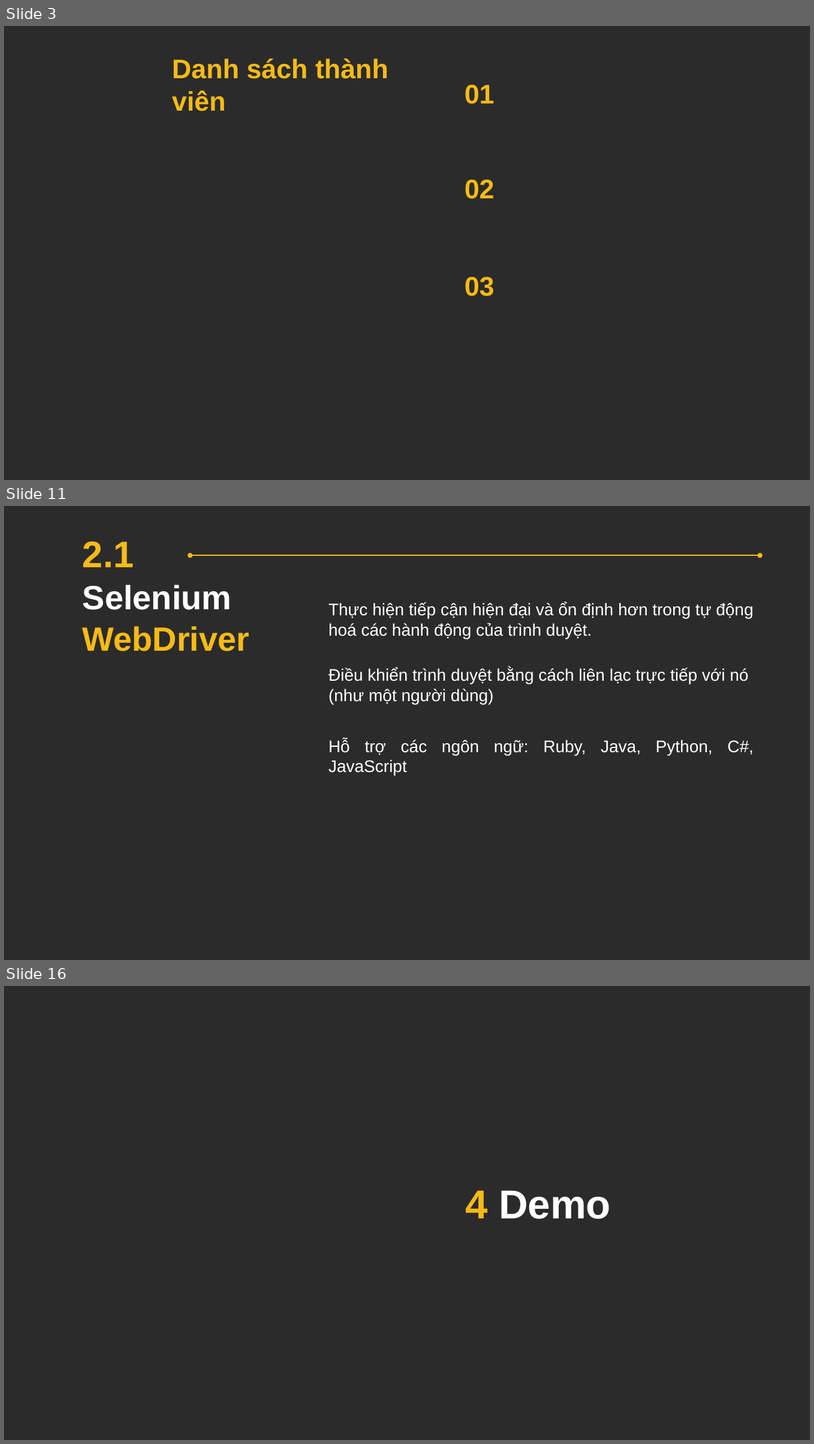
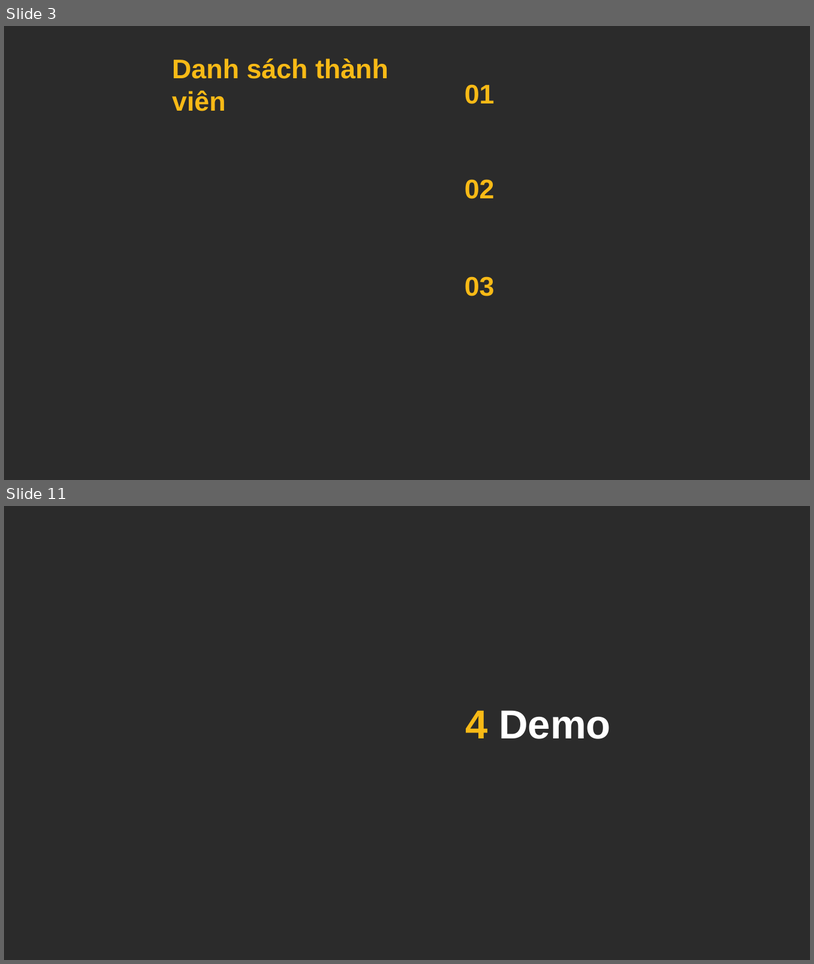
Before and after one commit to maxknowyou/npta, a slide deck: ThuyetTrinhBaoCaoMaNguonMo.pptx. Shown one above the other, each under a label of ours: slides 3, 11 and 16 before the commit, slides 3 and 11 after it; the slides between them are not shown. The pictures are 814x1444 and 814x964 pixels, drawn with LibreOffice and Linux fonts; fonts in the diff are those of the drawing; background and template pictures are left out; a plain dark background stands for a picture behind light text. Boxes give left, top, right and bottom in pixels: in the first picture for what was removed or moved away, otherwise in the second. Text is boxed around its words. In the diff, an @@ line names an element or a change of style, - is before the commit and + after.

```diff
--- a/ThuyetTrinhBaoCaoMaNguonMo.pptx
+++ b/ThuyetTrinhBaoCaoMaNguonMo.pptx
@@ slide 11 removed at [4, 506, 810, 960], background picture (left out) @@
@@ text removed at [83, 541, 250, 651] @@
-2.1
-Selenium
-WebDriver
@@ double arrow removed from (191, 556) to (761, 556) @@
@@ text removed at [329, 603, 753, 639] @@
-Thực hiện tiếp cận hiện đại và ổn định hơn trong tự động hoá các hành động của trình duyệt.
@@ text removed at [329, 667, 749, 704] @@
-Điều khiển trình duyệt bằng cách liên lạc trực tiếp với nó (như một người dùng)
@@ text removed at [329, 739, 754, 775] @@
-Hỗ trợ các ngôn ngữ: Ruby, Java, Python, C#, JavaScript
@@ what was slide 16 is now slide 11 @@
```
Also in this commit, not shown: 2 slides changed, 7 slides added, 11 other slides removed.
